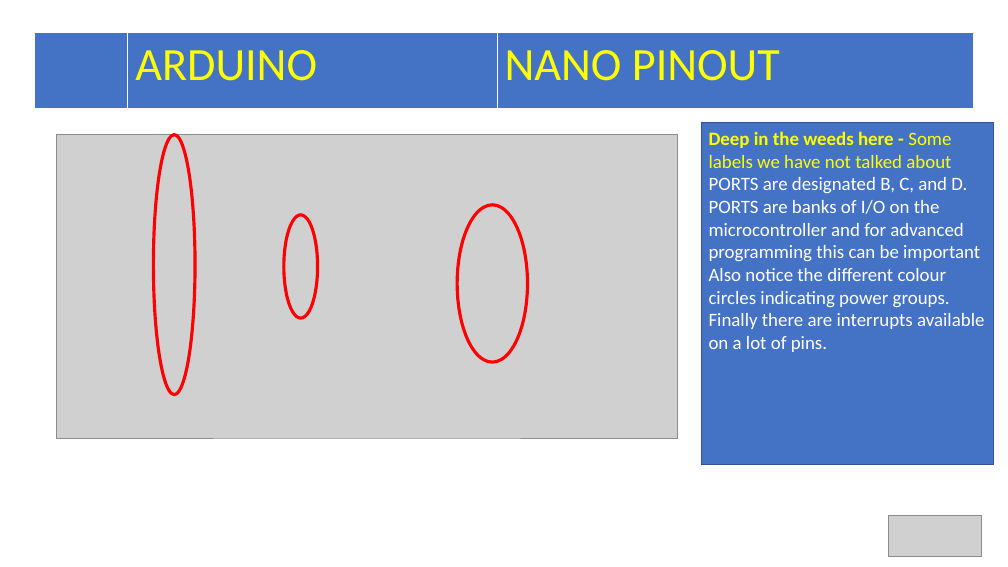
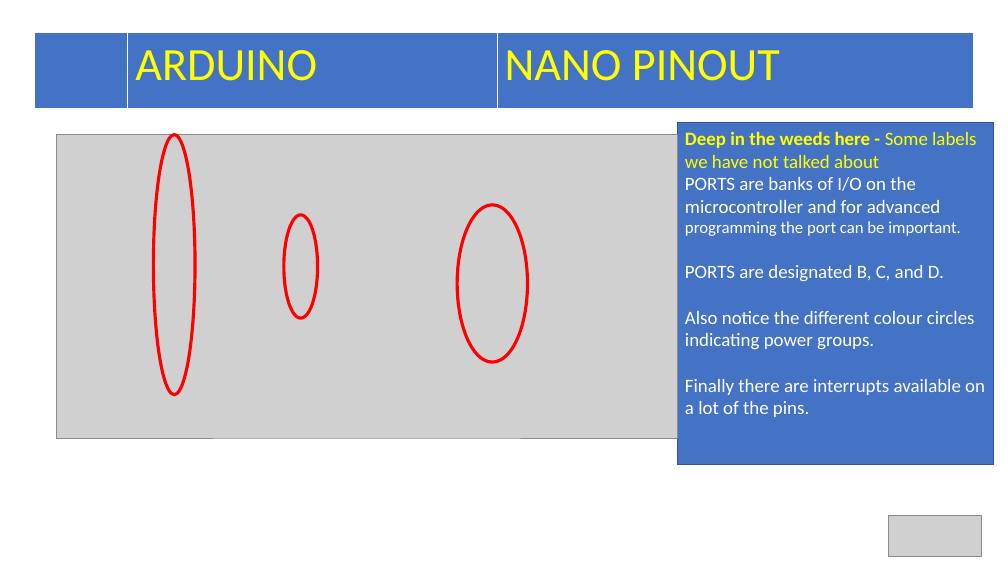
Before and after one commit to Alan-Lomax/MERG-SIG-Presentations, a slide deck: slide 12 of Arduino IO Compendium.pptx. Drawn at 1008x567 pixels with LibreOffice and Linux fonts; fonts in the diff are those of the drawing; grey boxes stand for pictures. Boxes give left, top, right and bottom in pixels: in the first picture for what was removed or moved away, otherwise in the second. Text is boxed around its words. In the diff, an @@ line names an element or a change of style, - is before the commit and + after.

```diff
--- a/Arduino IO Compendium.pptx
+++ b/Arduino IO Compendium.pptx
@@ rectangle "Deep in the weeds here ...": place and size @@
-rectangle "Deep in the weeds here ..." at (701,123,994,464)
+rectangle "Deep in the weeds here ..." at (678,123,994,464)
@@ text in rectangle at (685,177,961,282): text changed @@
-PORTS are designated B, C, and D. PORTS are banks of I/O on the microcontroller and for advanced programming this can be important
+PORTS are banks of I/O on the microcontroller and for advanced programming the port can be important.
+PORTS are designated B, C, and D.
@@ text in rectangle at (685,379,985,417): text changed @@
-Finally there are interrupts available on a lot of pins.
+Finally there are interrupts available on a lot of the pins.
```
Also in this commit, not shown: 4 other slides changed.
